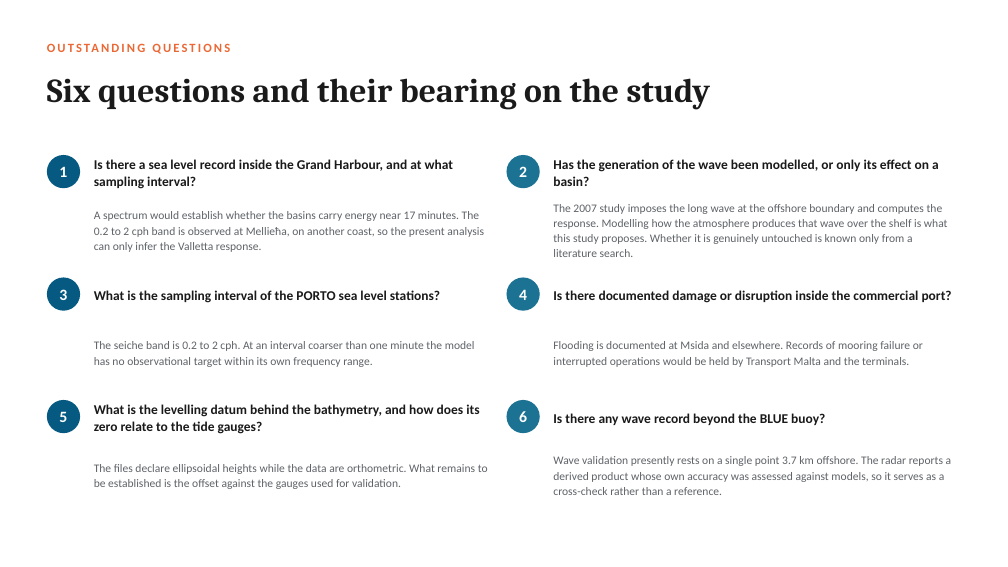
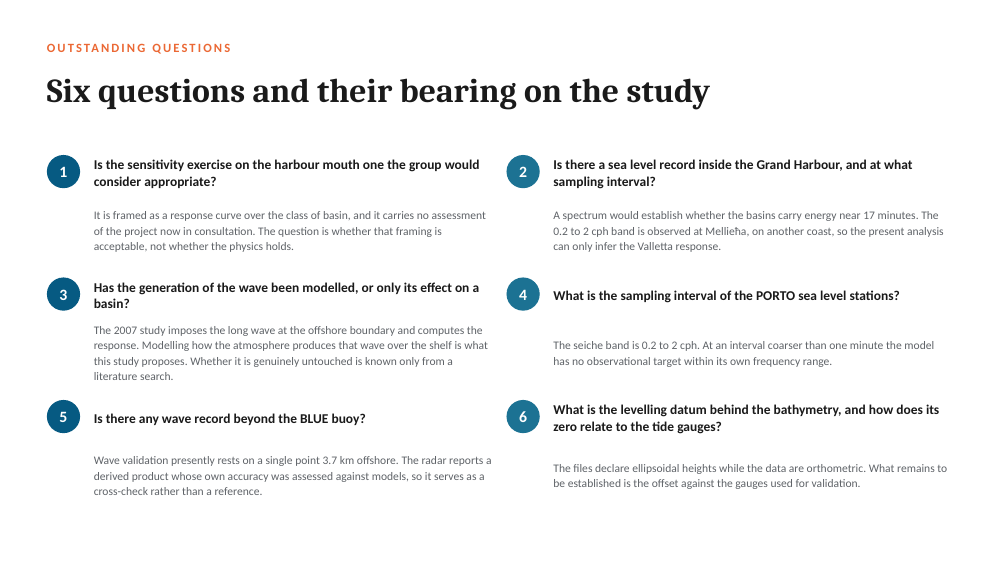
Before and after one commit to cicero-martins/MaltaDT, a slide deck: slide 12 of docs/valletta_model_concept_2026-09-25.pptx (slide 10 before the commit). Drawn at 1008x567 pixels with LibreOffice and Linux fonts; fonts in the diff are those of the drawing. Boxes give left, top, right and bottom in pixels: in the first picture for what was removed or moved away, otherwise in the second. Text is boxed around its words. In the diff, an @@ line names an element or a change of style, - is before the commit and + after.

```diff
--- a/docs/valletta_model_concept_2026-09-25.pptx
+++ b/docs/valletta_model_concept_2026-09-25.pptx
@@ text at (94,159,480,188): text changed @@
-Is there a sea level record inside the Grand Harbour, and at what sampling interval?
+Is the sensitivity exercise on the harbour mouth one the group would consider appropriate?
@@ text at (553,159,912,189): text changed @@
-Has the generation of the wave been modelled, or only its effect on a basin?
+Is there a sea level record inside the Grand Harbour, and at what sampling interval?
@@ text at (94,211,486,252): text changed @@
-A spectrum would establish whether the basins carry energy near 17 minutes. The 0.2 to 2 cph band is observed at Mellieħa, on another coast, so the present analysis can only infer the Valletta response.
+It is framed as a response curve over the class of basin, and it carries no assessment of the project now in consultation. The question is whether that framing is acceptable, not whether the physics holds.
@@ text at (553,211,944,252): text changed @@
-The 2007 study imposes the long wave at the offshore boundary and computes the response. Modelling how the atmosphere produces that wave over the shelf is what this study proposes. Whether it is genuinely untouched is known only from a literature search.
+A spectrum would establish whether the basins carry energy near 17 minutes. The 0.2 to 2 cph band is observed at Mellieħa, on another coast, so the present analysis can only infer the Valletta response.
@@ text at (94,282,480,308): text changed @@
-What is the sampling interval of the PORTO sea level stations?
+Has the generation of the wave been modelled, or only its effect on a basin?
@@ text at (553,290,900,303): text changed @@
-Is there documented damage or disruption inside the commercial port?
+What is the sampling interval of the PORTO sea level stations?
@@ text at (94,326,488,380): text changed @@
-The seiche band is 0.2 to 2 cph. At an interval coarser than one minute the model has no observational target within its own frequency range.
+The 2007 study imposes the long wave at the offshore boundary and computes the response. Modelling how the atmosphere produces that wave over the shelf is what this study proposes. Whether it is genuinely untouched is known only from a literature search.
@@ text at (553,341,934,367): text changed @@
-Flooding is documented at Msida and elsewhere. Records of mooring failure or interrupted operations would be held by Transport Malta and the terminals.
+The seiche band is 0.2 to 2 cph. At an interval coarser than one minute the model has no observational target within its own frequency range.
@@ text at (94,413,366,425): text changed @@
-What is the levelling datum behind the bathymetry, and how does its zero relate to the tide gauges?
+Is there any wave record beyond the BLUE buoy?
@@ text at (553,404,939,434): text changed @@
-Is there any wave record beyond the BLUE buoy?
+What is the levelling datum behind the bathymetry, and how does its zero relate to the tide gauges?
@@ text at (94,456,492,495): text changed @@
-The files declare ellipsoidal heights while the data are orthometric. What remains to be established is the offset against the gauges used for validation.
+Wave validation presently rests on a single point 3.7 km offshore. The radar reports a derived product whose own accuracy was assessed against models, so it serves as a cross-check rather than a reference.
@@ text at (553,464,947,489): text changed @@
-Wave validation presently rests on a single point 3.7 km offshore. The radar reports a derived product whose own accuracy was assessed against models, so it serves as a cross-check rather than a reference.
+The files declare ellipsoidal heights while the data are orthometric. What remains to be established is the offset against the gauges used for validation.
```
Also in this commit, not shown: 5 other slides changed, 2 slides added, 1 other file.
